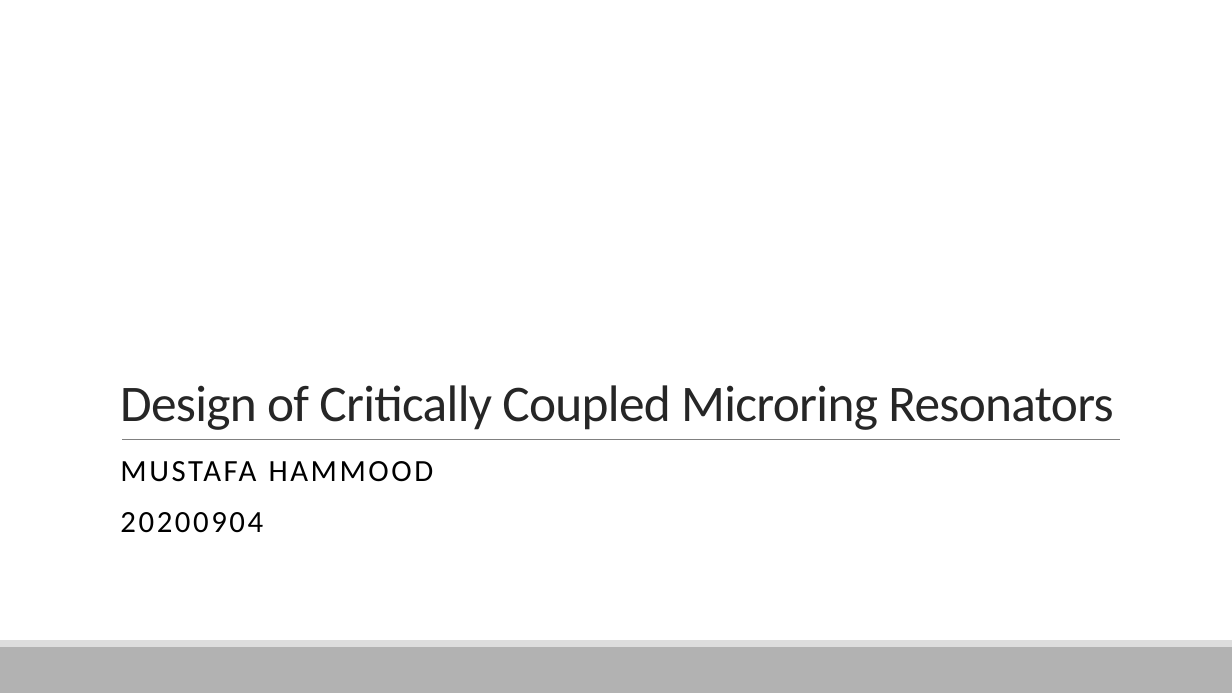
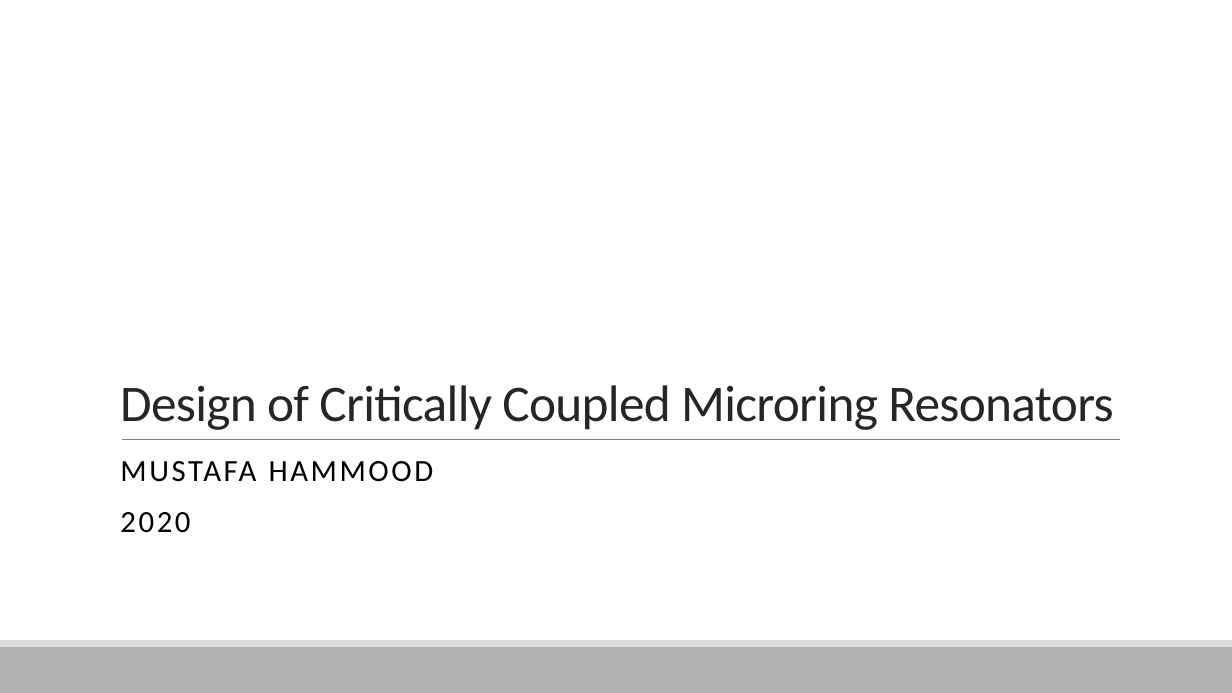
Before and after one commit to mustafacc/SiEPIC_Photonics_Package, a slide deck: slide 1 of SiEPIC_Photonics_Package/solvers_simulators/rings/Design of Critically Coupled Microring Resonators.pptx. Drawn at 1232x693 pixels with LibreOffice and Linux fonts; fonts in the diff are those of the drawing. Boxes give left, top, right and bottom in pixels: in the first picture for what was removed or moved away, otherwise in the second. Text is boxed around its words. In the diff, an @@ line names an element or a change of style, - is before the commit and + after.

```diff
--- a/SiEPIC_Photonics_Package/solvers_simulators/rings/Design of Critically Coupled Microring Resonators.pptx
+++ b/SiEPIC_Photonics_Package/solvers_simulators/rings/Design of Critically Coupled Microring Resonators.pptx
@@ subtitle at (120,512,190,533): text changed @@
-20200904
+2020
```
Also in this commit, not shown: 2 other files.
